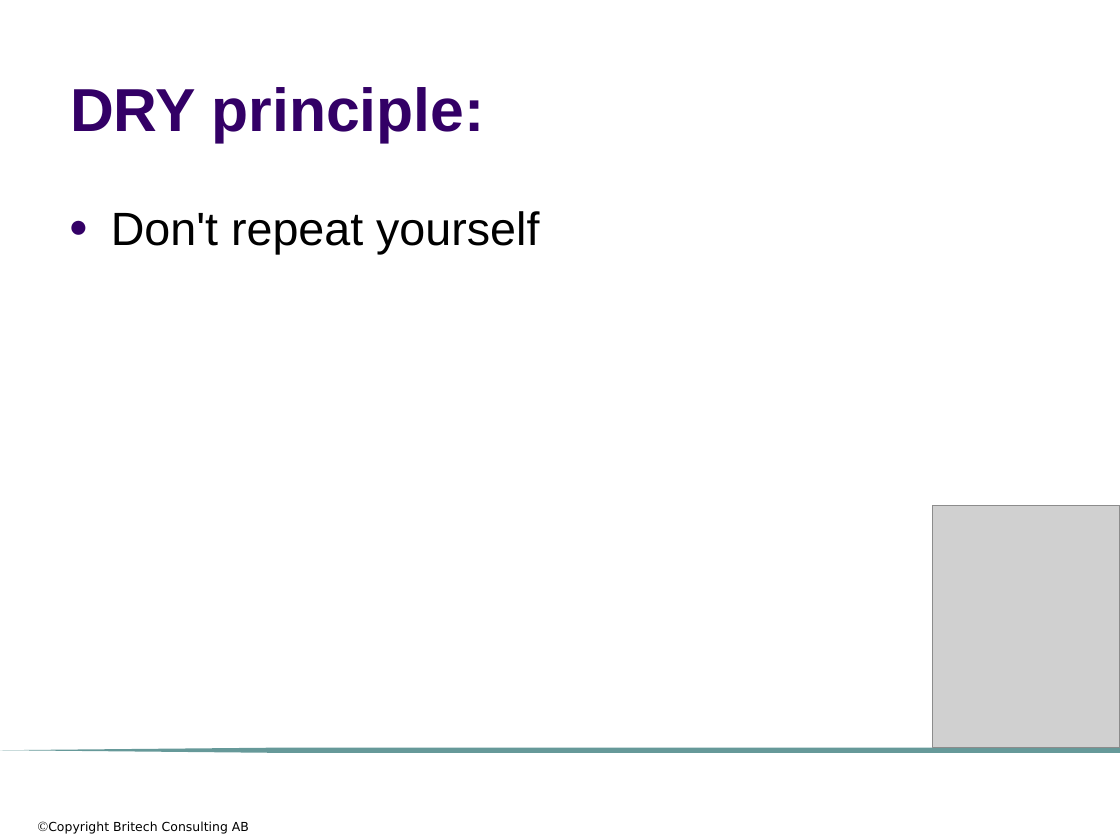
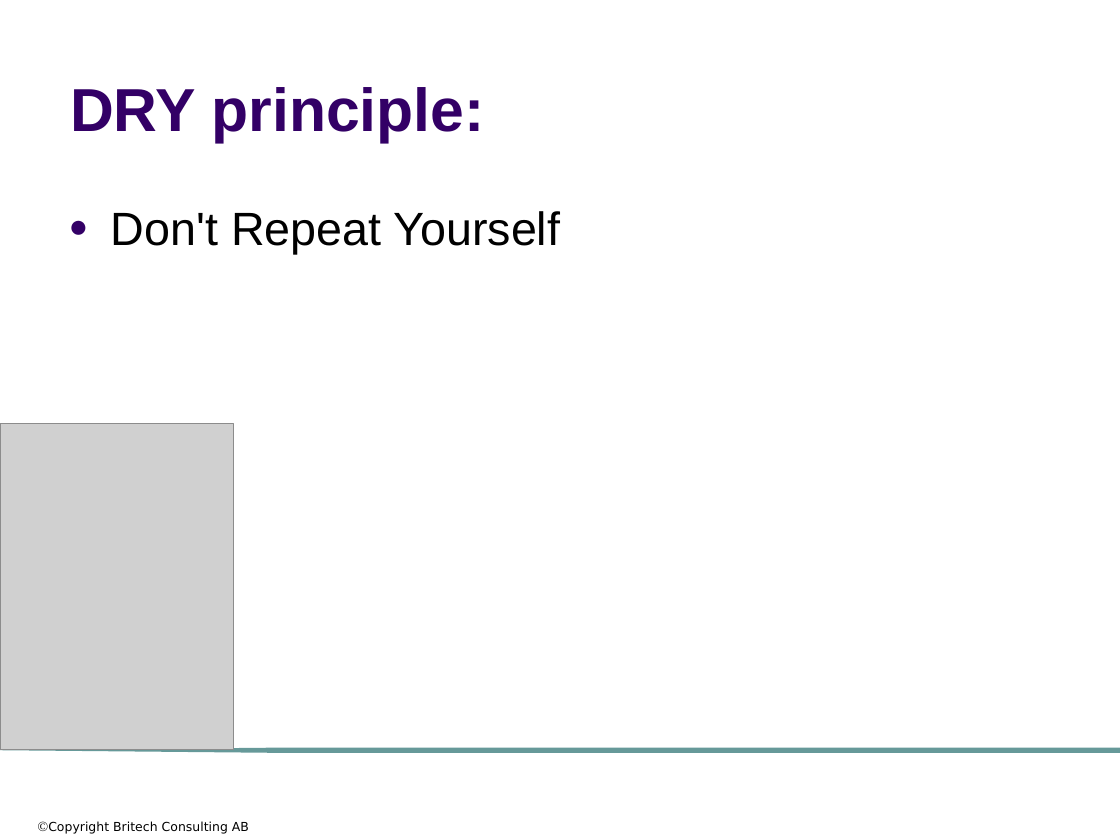
Before and after one commit to me97esn/groovyseminarium, a slide deck: slide 59 of groovyseminarie/dokument/groovyseminarium_source_w_logo.pptx (slide 61 before the commit). Drawn at 1120x840 pixels with LibreOffice and Linux fonts; fonts in the diff are those of the drawing; grey boxes stand for pictures; background and template pictures are left out. Boxes give left, top, right and bottom in pixels: in the first picture for what was removed or moved away, otherwise in the second. Text is boxed around its words. In the diff, an @@ line names an element or a change of style, - is before the commit and + after.

```diff
--- a/groovyseminarie/dokument/groovyseminarium_source_w_logo.pptx
+++ b/groovyseminarie/dokument/groovyseminarium_source_w_logo.pptx
@@ text at bbox=[111, 211, 561, 254]: text changed @@
-● Don't repeat yourself
+● Don't Repeat Yourself
@@ picture added at bbox=[0, 423, 233, 749] @@
@@ picture removed at bbox=[933, 505, 1120, 747] @@
```
Also in this commit, not shown: 9 other slides changed, 1 slide added, 3 slides removed, 3 other files.
